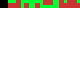
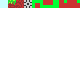
Layers edited between the first and the second 80×80 image:
painted on "Background" over [0, 0, 32, 8]
